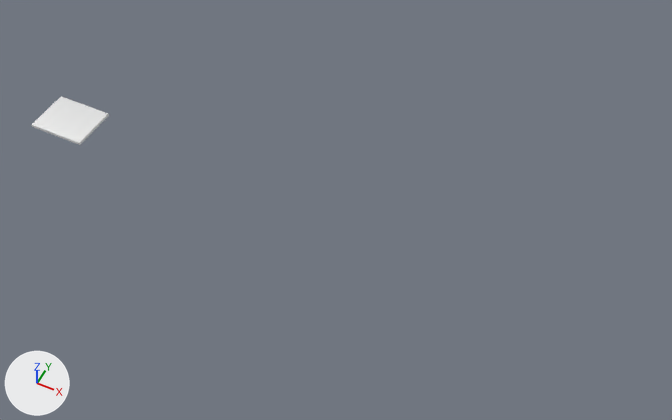
Renders of the FBX model Assets/Prefabs/Street/NewSideWalk/NewSideWalk.fbx from each side of a commit.
Rendered twice from a 50 mm camera at (70.1, -63.9, 81.6) aimed at (36.9, 2.5, -1.5). The lights are fixed; the arrows at lower left show +X, +Y and +Z. The first picture is the older version.

The older version as bpy lines, for what is in view:
```python
me_cube = bpy.data.meshes.new('Cube')
me_cube.from_pydata(...)  # 16 vertices, 14 faces; spans x -3.77..3.77, y -3.06..3.06, z -0.22..0.15
me_cube.materials.append(mat_m_sidewalk)  # its picture is missing
ob_newsidewalk = bpy.data.objects.new('NewSideWalk', me_cube)
ob_newsidewalk.location = (0.0, 0.0, 0.0)
```
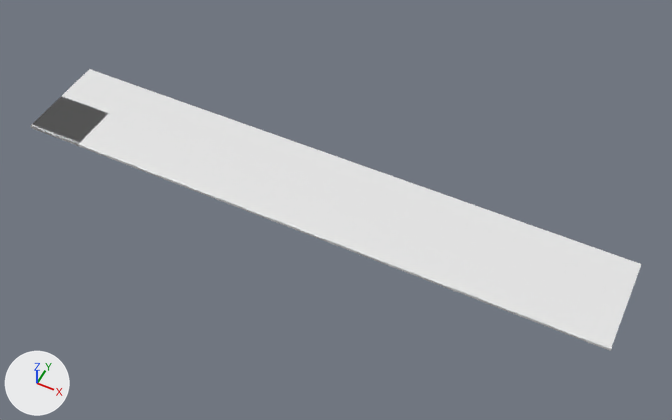
Pixel boxes [x1, y1, x2, y2] of what changed, in the pictures (672 x 420 px):
'NewSideWalk01.TILE', added
    after: [62, 69, 641, 346]
'Curb01.TILE', added
    after: [31, 124, 612, 351]

What changed in the scene script:
```text
Add mat_m_curb:
    mat_m_curb = principled_material('M_Curb')
    mat_m_curb.base_color = (0.8, 0.8, 0.8)  # white #e7e7e7
    mat_m_curb.roughness = 0.4
Add mat_test:
    mat_test = principled_material('TEST')
    mat_test.base_color = (0.8, 0.8, 0.8)  # white #e7e7e7
Add me_cube_007:
    me_cube_007.from_pydata(...)  # 2520 vertices, 2470 faces; spans x -3.8..71.6, y -3.4..-3.0, z -0.2..0.2
    me_cube_007.materials.append(mat_m_curb)  # white #e7e7e7
Add me_cube_008:
    me_cube_008.from_pydata(...)  # 90 vertices, 90 faces; spans x -3.8..71.5, y -3.1..9.2, z -0.2..0.1
    me_cube_008.materials.append(mat_test)  # its picture is missing
Add ob_curb01_tile:
    ob_curb01_tile = bpy.data.objects.new('Curb01.TILE', me_cube_007)
    ob_curb01_tile.location = (0.0, 0.0, 0.0)
Add ob_newsidewalk01_tile:
    ob_newsidewalk01_tile = bpy.data.objects.new('NewSideWalk01.TILE', me_cube_008)
    ob_newsidewalk01_tile.location = (0.0, 0.0, 0.0)
```
